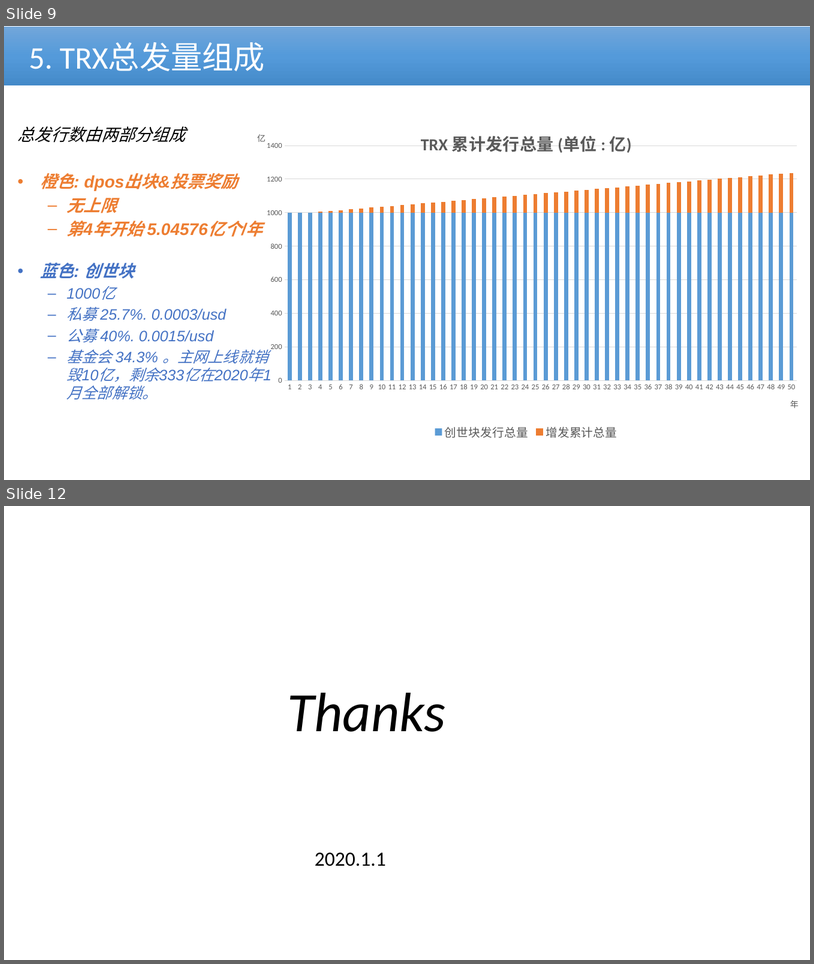
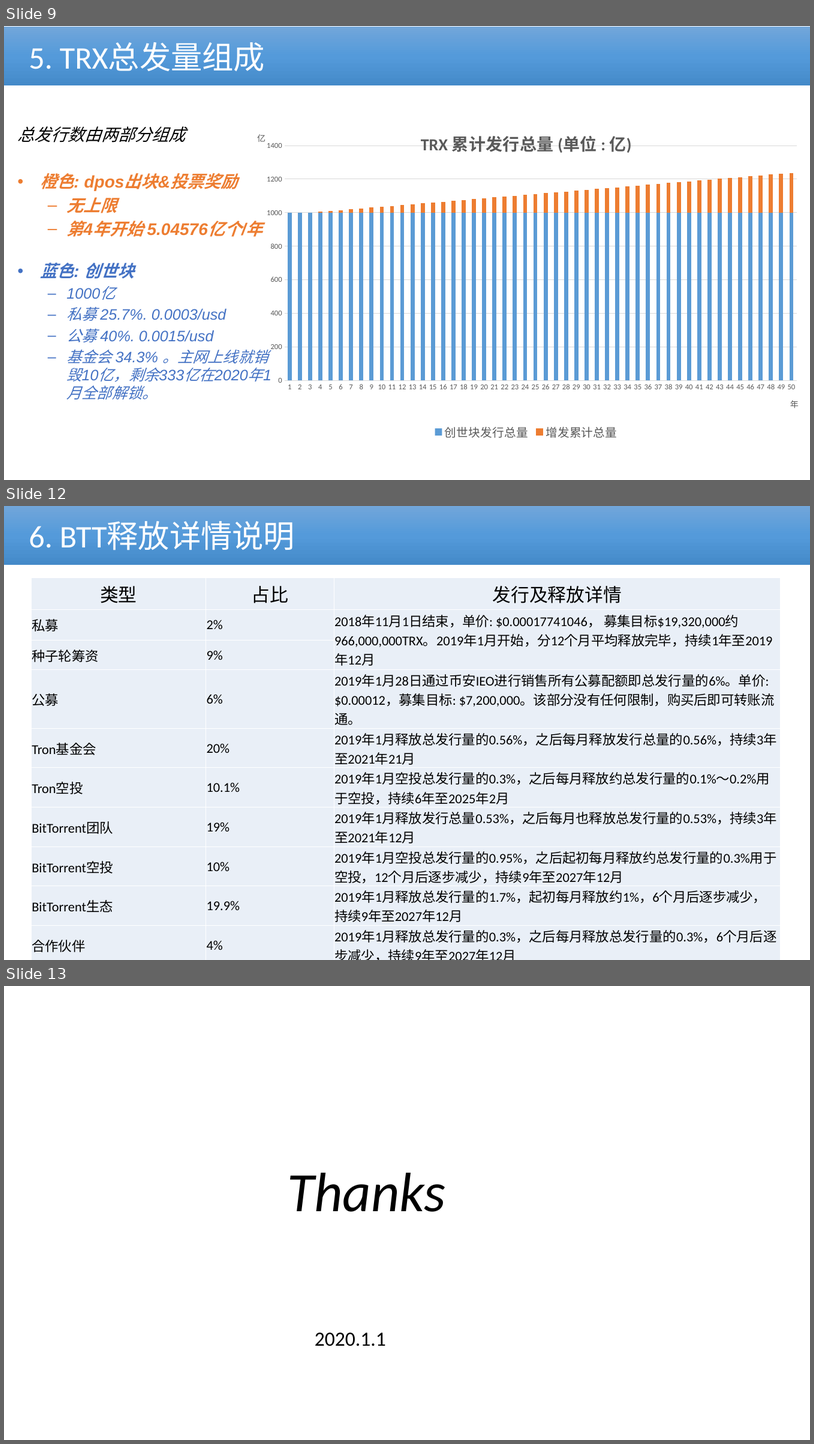
Before and after one commit to cmdpos/gaia, a slide deck: ppt/coins.pptx. Shown one above the other, each under a label of ours: slides 9 and 12 before the commit, slides 9, 12 and 13 after it; the slides between them are not shown. The pictures are 814x964 and 814x1444 pixels, drawn with LibreOffice and Linux fonts; fonts in the diff are those of the drawing; background and template pictures are left out. Boxes give left, top, right and bottom in pixels: in the first picture for what was removed or moved away, otherwise in the second. Text is boxed around its words. In the diff, an @@ line names an element or a change of style, - is before the commit and + after.

Commit message:
upd

```diff
--- a/ppt/coins.pptx
+++ b/ppt/coins.pptx
@@ slide 12 added at [4,506,810,960], background #FFFFFF @@
@@ rectangle added at [4,506,810,565], fill gradient #71A6DB to #559BDB to #448ACA, 37.4 pt, text #FFFFFF @@
+6. BTT释放详情说明
@@ table added at [31,577,781,954], 10 rows, 3 columns @@
+类型 | 占比 | 发行及释放详情
+私募 | 2% | 2018年11月1日结束，单价: $0.00017741046， 募集目标$19,320,000约966,000,000TRX。2019年1月开始，分12个月平均释放完毕，持续1年至2019年12月
+种子轮筹资 | 9% | 
+公募 | 6% | 2019年1月28日通过币安IEO进行销售所有公募配额即总发行量的6%。单价: $0.00012，募集目标: $7,200,000。该部分没有任何限制，购买后即可转账流通。
+Tron基金会 | 20% | 2019年1月释放总发行量的0.56%，之后每月释放发行总量的0.56%，持续3年至2021年21月
+Tron空投 | 10.1% | 2019年1月空投总发行量的0.3%，之后每月释放约总发行量的0.1%～0.2%用于空投，持续6年至2025年2月
+BitTorrent团队 | 19% | 2019年1月释放发行总量0.53%，之后每月也释放总发行量的0.53%，持续3年至2021年12月
+BitTorrent空投 | 10% | 2019年1月空投总发行量的0.95%，之后起初每月释放约总发行量的0.3%用于空投，12个月后逐步减少，持续9年至2027年12月
+BitTorrent生态 | 19.9% | 2019年1月释放总发行量的1.7%，起初每月释放约1%，6个月后逐步减少，持续9年至2027年12月
+合作伙伴 | 4% | 2019年1月释放总发行量的0.3%，之后每月释放总发行量的0.3%，6个月后逐步减少，持续9年至2027年12月
@@ what was slide 12 is now slide 13 @@
```
